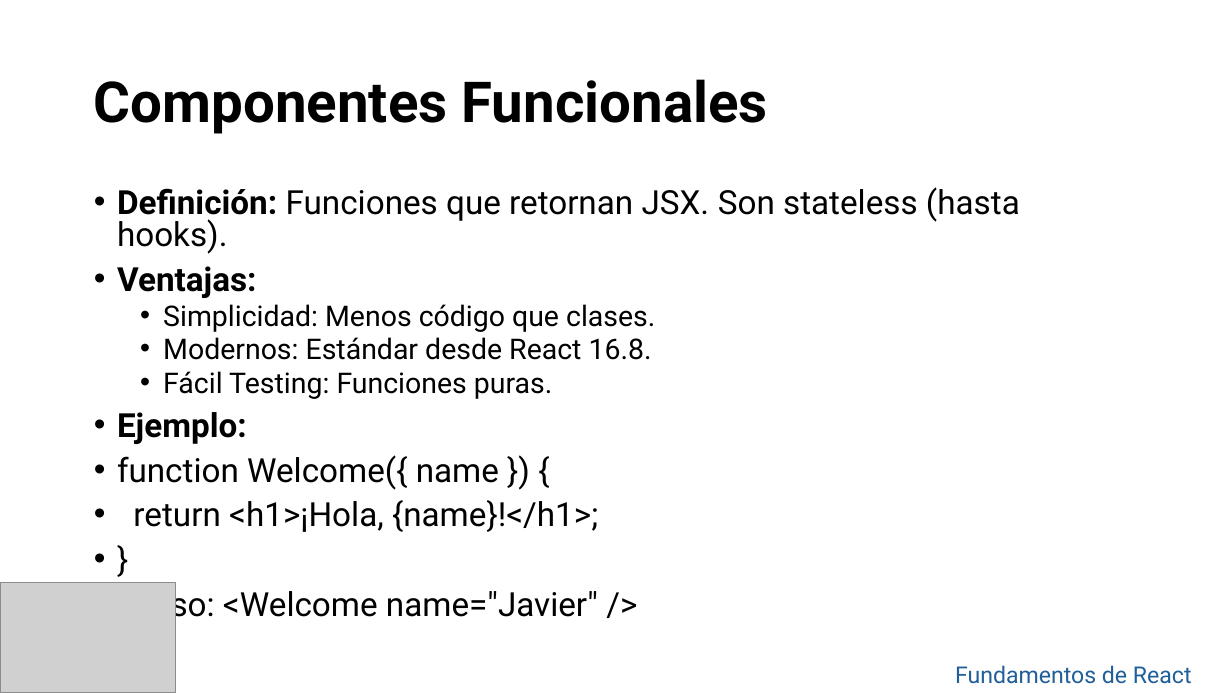
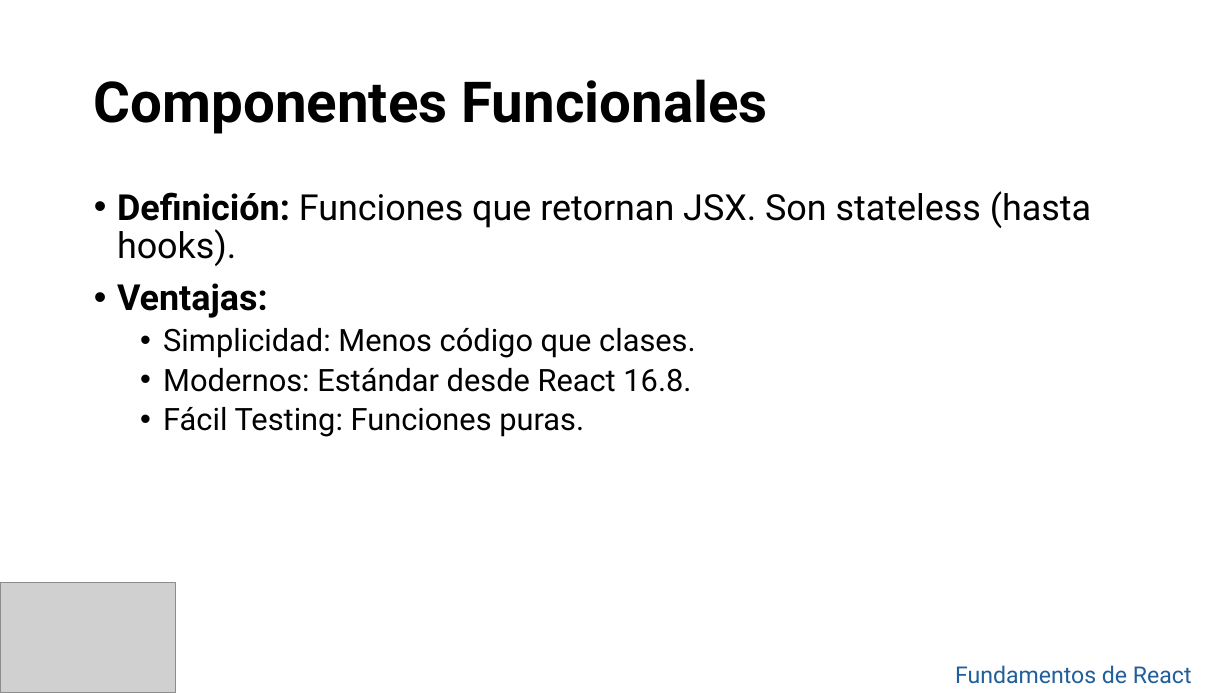
Before and after one commit to jompy31/Curso_react_2025, a slide deck: slide 7 of Clase 2.pptx (slide 5 before the commit). Drawn at 1232x693 pixels with LibreOffice and Linux fonts; fonts in the diff are those of the drawing; grey boxes stand for pictures; background and template pictures are left out. Boxes give left, top, right and bottom in pixels: in the first picture for what was removed or moved away, otherwise in the second. Text is boxed around its words. In the diff, an @@ line names an element or a change of style, - is before the commit and + after.

Commit message:
clase3

```diff
--- a/Clase 2.pptx
+++ b/Clase 2.pptx
@@ text "Definición: Funciones que retornan JSX. ..." at (117,191,1091,437): size 25.9 to 28 pt in "Definición: Funciones que retornan JSX. Son stateless ...", "Ventajas:"; size 22.2 to 24 pt in "Simplicidad: Menos código que clases.", "Modernos: Estándar desde React 16.8.", "Fácil Testing: Funciones puras."; line spacing 0.8 to 0.9 @@
@@ text at (117,412,598,625): paragraphs removed @@
-• Ejemplo:
-• function Welcome({ name }) {
-• return <h1>¡Hola, {name}!</h1>;
-• }
-• // Uso: <Welcome name="Javier" />
```
Also in this commit, not shown: 3 other slides changed, 9 slides added, 28 other files.
